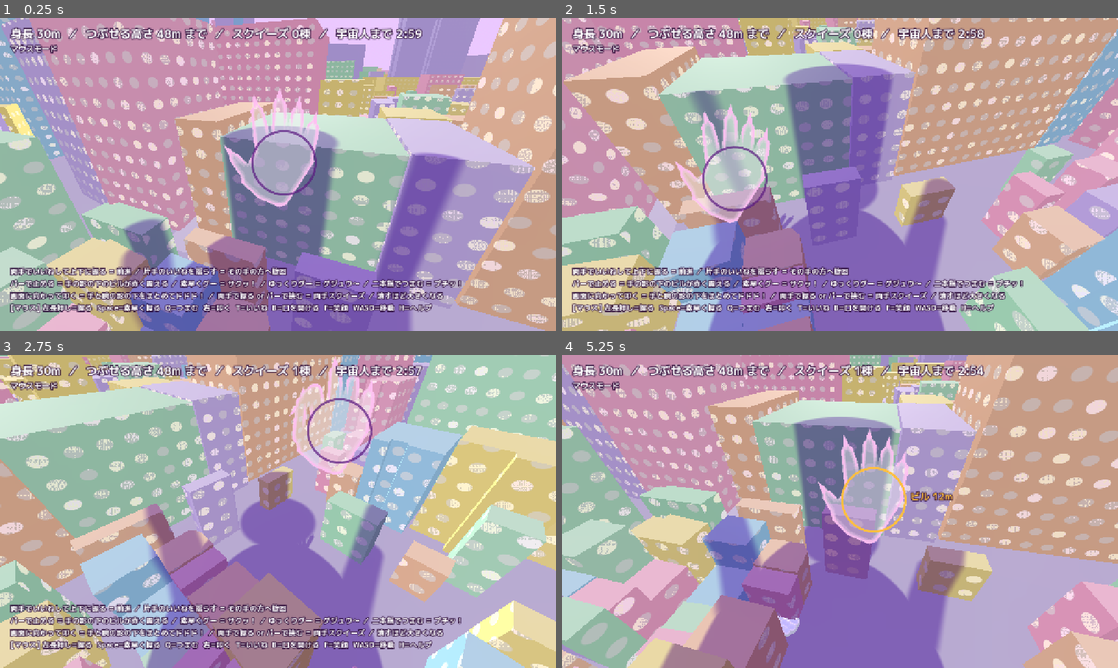
Above: before the commit, frames 1-4 (two rows, left to right).
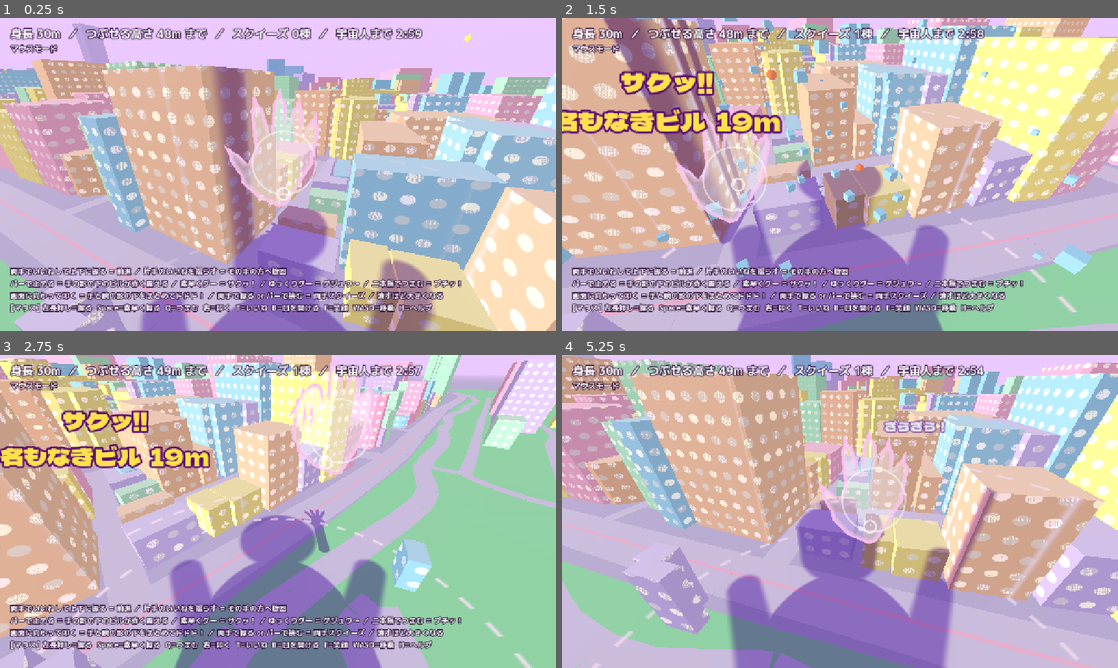
Above: after the commit, the same moments.

Repository: kinakobooster/kaiju-squeeze-shinjuku
Game: Godot game, scene res://main.tscn
Two runs of this game, one before a commit and one after it. Both use one fixed random seed, a clock stepped at 60 frames per second and the inputs below. Sound files missing from this copy of the repository are replaced by a short silence.
Inputs (mouse positions are in pixels of both pictures, inside the frame that each line leads up to):
- Up to frame 1 (0.25 s): no input
- Up to frame 2 (1.5 s): tap Enter at 0.5 s; move the mouse to (962, 158) at 0.52 s; hold D 0.53-1.28 s; hold B 0.53-1.28 s; click (962, 158) at 0.67 s; tap Space at 0.77 s; move the mouse to (728, 190) at 1.27 s; hold S from 1.28 s (still down); tap F at 1.35 s
- Up to frame 3 (2.75 s): tap Space at 1.52 s; move the mouse to (333, 442) at 2.02 s; release S at 2.03 s; hold D from 2.03 s (still down); hold Q from 2.03 s (still down)
- Up to frame 4 (5.25 s): move the mouse to (812, 574) at 2.77 s; release D at 2.78 s; release Q at 2.78 s; hold W 2.78-3.53 s; tap Shift at 2.85 s; click (812, 574) at 2.92 s; tap Space at 3.02, 3.77, 4.52 s; move the mouse to (1006, 558) at 3.52 s; hold Ctrl 3.53-4.28 s; hold A 3.53-5.03 s; move the mouse to (673, 464) at 4.27 s; tap T at 4.35 s; move the mouse to (867, 511) at 5.02 s; hold S from 5.03 s (still down); tap H at 5.1 s; click (867, 511) at 5.17 s

The runs differ from the first frame. In frame 1, 86% of the frame differs, in the area x 0-100%, y 0-100%; in frame 2, 79%; in frame 3, 79%; in frame 4, 82%.

Commit message:
Double the reach, start at Shinjuku Gyoen, clearer aiming
- Reach is 16m + half the kaiju's height
- Start on the north edge of Shinjuku Gyoen beside a block of small buildings
- Dashed reach ring projected on the ground and roofs while reaching
- Red crosshair and にぎれ！ label on the targeted building, joined to the palm

Co-Authored-By: Claude Opus 5.5 <noreply@anthropic.com>

Diff:
--- a/project.godot
+++ b/project.godot
@@ -45,6 +45,10 @@
 "type": "vec4",
 "value": Vector4(0, 0, 0, 1)
 }
+kaiju_reach={
+"type": "vec4",
+"value": Vector4(0, 0, 0, 0)
+}
 kaiju_yaw={
 "type": "float",
 "value": 0.0
--- a/scripts/main.gd
+++ b/scripts/main.gd
@@ -146,7 +146,7 @@
 
 
 func reach(mult := 1.0) -> float:
-	return (8.0 + eye * 0.25) * mult
+	return (16.0 + eye * 0.5) * mult
 
 
 ## Size of a hand's shadow (palm to fingertips is about 0.9 of this).
@@ -191,9 +191,9 @@
 	sun.light_energy = 0.75
 	add_child(sun)
 	add_child(player)
-	# start in Kabukicho among small buildings, facing west towards the Nishi-Shinjuku towers
-	player.position = Vector3(352, 0, -484)
-	player.rotation.y = PI * 0.5
+	# start on the north edge of Shinjuku Gyoen, right next to a block of small buildings
+	player.position = Vector3(762, 0, 148)
+	player.rotation.y = 0.07  # facing north into the block, the station off to the left
 	cam.rotation_degrees.x = CAM_PITCH
 	cam.fov = 75.0
 	cam.far = 3000.0
@@ -968,6 +968,8 @@
 	var fwd := -player.global_basis.z
 	rs.global_shader_parameter_set(&"kaiju_body", Vector4(player.position.x - fwd.x * eye * 0.35,
 			player.position.z - fwd.z * eye * 0.35, 2.5 if active_item == "claw" else 1.0, eye))
+	rs.global_shader_parameter_set(&"kaiju_reach",
+			Vector4(player.position.x, player.position.z, reach(), look_down))
 	for side in [-1, 1]:
 		var h: HandInput.Hand = input.hands.get(side)
 		var param := &"kaiju_hand_r" if side > 0 else &"kaiju_hand_l"
@@ -1019,7 +1021,7 @@
 	var fighting := boss != null and game_state != "play"
 	look_down = lerpf(look_down, 1.0 if reaching and not fighting else 0.0, 1.0 - exp(-2.5 * dt))
 	cam.position = Vector3(randf_range(-s, s), eye + randf_range(-s, s), eye * 0.3 * look_down)
-	var want := lerpf(CAM_PITCH, -40.0, look_down)
+	var want := lerpf(CAM_PITCH, -35.0, look_down)
 	if boss != null and game_state != "play":  # look the alien in the chest
 		var flat := Vector2(boss.position.x - player.position.x, boss.position.z - player.position.z).length()
 		want = clampf(rad_to_deg(atan2(boss.chest().y - eye, maxf(flat, 1.0))), CAM_PITCH, 42.0)
@@ -1500,15 +1502,35 @@
 		var r := h.size * HandSilhouette.draw_scale(h, ui.size.y) * 0.7
 		var t: int = c["target"]
 		var ok := t >= 0 and _crushable(t)
-		var col := Color(1.0, 0.75, 0.25) if ok else (Color(0.6, 0.55, 0.7, 0.8) if t >= 0 else Color(0.35, 0.1, 0.5, 0.7))
-		ui.draw_arc(h.palm, r, 0, TAU, 48, col, 4.0, true)
-		if t >= 0:
-			var b: Dictionary = city.buildings[t]
-			var bname: String = b["name"] if b["name"] != "" else "ビル"
-			var text := "%s %dm%s" % [bname, int(b["h"]), "" if ok else "（かたい！）"]
-			var pos := h.palm + Vector2(r + 10, 0)
-			ui.draw_string_outline(font, pos, text, HORIZONTAL_ALIGNMENT_LEFT, -1, 22, 8, Color(0.15, 0.02, 0.2, 0.85))
-			ui.draw_string(font, pos, text, HORIZONTAL_ALIGNMENT_LEFT, -1, 22, col)
+		var pulse := 0.5 + 0.5 * sin(Time.get_ticks_msec() * 0.015)
+		ui.draw_arc(h.palm, r, 0, TAU, 48, Color(1.0, 1.0, 1.0, 0.5), 3.0, true)
+		if t < 0:
+			# nothing within reach: show where the hand would land
+			var w: Vector3 = c.get("world", Vector3.ZERO)
+			if not cam.is_position_behind(w):
+				var at := cam.unproject_position(w)
+				ui.draw_dashed_line(h.palm, at, Color(1, 1, 1, 0.5), 2.0, 10.0)
+				ui.draw_arc(at, 14.0, 0, TAU, 24, Color(1, 1, 1, 0.7), 3.0, true)
+			continue
+		# a big target marker on the building itself, joined to the palm
+		var b: Dictionary = city.buildings[t]
+		var top := Vector3(b["center"].x, city.effective_height(t) * 0.75, b["center"].y)
+		if cam.is_position_behind(top):
+			continue
+		var at := cam.unproject_position(top)
+		var col := Color(1.0, 0.2, 0.3) if ok else Color(0.55, 0.5, 0.65)
+		var rr := 34.0 + pulse * 8.0
+		ui.draw_dashed_line(h.palm, at, Color(col, 0.8), 3.0, 12.0)
+		ui.draw_arc(at, rr, 0, TAU, 40, col, 5.0, true)
+		for k in 4:
+			var dir := Vector2.from_angle(TAU * k / 4.0 + PI / 4.0)
+			ui.draw_line(at + dir * (rr - 12.0), at + dir * (rr + 14.0), col, 5.0, true)
+		ui.draw_circle(at, 6.0, col)
+		var bname: String = b["name"] if b["name"] != "" else "ビル"
+		var text := ("にぎれ！ %s %dm" if ok else "かたい！ %s %dm") % [bname, int(b["h"])]
+		var pos := at + Vector2(rr + 12, 8)
+		ui.draw_string_outline(font_big, pos, text, HORIZONTAL_ALIGNMENT_LEFT, -1, 24, 8, Color(0.25, 0.02, 0.15, 0.9))
+		ui.draw_string(font_big, pos, text, HORIZONTAL_ALIGNMENT_LEFT, -1, 24, Color(1.0, 0.92, 0.95) if ok else col)
 	var ha: HandInput.Hand = input.hands.get(-1)
 	var hb: HandInput.Hand = input.hands.get(1)
 	if ha != null and hb != null and press_target >= 0:
--- a/shaders/building.gdshader
+++ b/shaders/building.gdshader
@@ -94,7 +94,8 @@
 	col = mix(col, juice_color, j);
 	emit += juice_color * j * 0.5;
 	float sh = kaiju_shadow(v_world);
-	ALBEDO = mix(col, col * KAIJU_SHADOW_TINT, sh);
-	EMISSION = emit * (1.0 - sh * 0.6);
+	float ring = kaiju_reach_ring(v_world);
+	ALBEDO = mix(mix(col, col * KAIJU_SHADOW_TINT, sh), KAIJU_REACH_COLOR, ring * 0.8);
+	EMISSION = emit * (1.0 - sh * 0.6) + KAIJU_REACH_COLOR * ring * 0.4;
 	ROUGHNESS = 0.85;
 }
--- a/shaders/ground.gdshader
+++ b/shaders/ground.gdshader
@@ -14,6 +14,8 @@
 
 void fragment() {
 	vec3 col = use_vertex_color ? COLOR.rgb : albedo.rgb;
-	ALBEDO = mix(col, col * KAIJU_SHADOW_TINT, kaiju_shadow(v_world));
+	float ring = kaiju_reach_ring(v_world);
+	ALBEDO = mix(mix(col, col * KAIJU_SHADOW_TINT, kaiju_shadow(v_world)), KAIJU_REACH_COLOR, ring * 0.8);
+	EMISSION = KAIJU_REACH_COLOR * ring * 0.4;
 	ROUGHNESS = 1.0;
 }
--- a/tests/play_test.gd
+++ b/tests/play_test.gd
@@ -67,6 +67,22 @@
 		await process_frame
 
 
+## Like find_target, but walks forward (thumbs-up pumping) until something is in reach.
+func reach_target(crushable: bool) -> Dictionary:
+	var vp := root.get_visible_rect().size
+	for attempt in 8:
+		await settle()
+		var tg := find_target(crushable)
+		if not tg.is_empty():
+			return tg
+		await frames(0.8, func(k):
+			var y := 0.5 + 0.18 * sin(k * TAU * 2.0)
+			return [hand(Vector2(vp.x * 0.3, vp.y * y), 0.0, -1, 0.17, true),
+					hand(Vector2(vp.x * 0.7, vp.y * y), 0.0, 1, 0.17, true)])
+		await frames(0.6, func(_k): return [])
+	return {}
+
+
 ## A building we can see and pick at its middle; crushable or not.
 func find_target(crushable: bool) -> Dictionary:
 	var vp := root.get_visible_rect().size
@@ -95,8 +111,7 @@
 	await frames(0.5, idle)
 
 	# --- fast fist = サクッ
-	await settle()
-	var tg := find_target(true)
+	var tg := await reach_target(true)
 	check(not tg.is_empty(), "found a crushable target")
 	var pos: Vector2 = tg.get("pos", Vector2.ZERO)
 	var before: int = main.score_count
@@ -110,8 +125,7 @@
 	await frames(0.6, func(_k): return [hand(pos, 1.0, 1)])
 
 	# --- slow fist = グジュウ, and the building deforms on the way
-	await settle()
-	tg = find_target(true)
+	tg = await reach_target(true)
 	pos = tg.get("pos", Vector2.ZERO)
 	before = main.score_count
 	await frames(0.8, func(_k): return [hand(pos, 1.0, 1)])
@@ -125,8 +139,7 @@
 	await frames(0.6, func(_k): return [hand(pos, 1.0, 1)])
 
 	# --- slap towards the screen
-	await settle()
-	tg = find_target(true)
+	tg = await reach_target(true)
 	pos = tg.get("pos", Vector2.ZERO)
 	before = main.score_count
 	await frames(0.5, func(_k): return [hand(pos, 1.0, 1)])
@@ -137,8 +150,7 @@
 	await frames(0.6, func(_k): return [hand(pos, 1.0, 1)])
 
 	# --- two-finger pinch
-	await settle()
-	tg = find_target(true)
+	tg = await reach_target(true)
 	pos = tg.get("pos", Vector2.ZERO)
 	before = main.score_count
 	await frames(0.8, func(_k): return [hand(pos, 1.0, 1)])
@@ -150,10 +162,9 @@
 
 	# --- once big, one slap flattens a whole patch of small buildings
 	main.eye_target = 120.0
-	await settle()
-	var vp0 := root.get_visible_rect().size
-	before = main.score_count
-	var spot := Vector2(vp0.x * 0.5, vp0.y * 0.6)
+	var big := await reach_target(true)
+	before = main.score_count
+	var spot: Vector2 = big.get("pos", root.get_visible_rect().size * 0.5)
 	await frames(0.5, func(_k): return [hand(spot, 1.0, 1)])
 	await frames(0.15, func(k): return [hand(spot, 1.0, 1, 0.17 + 0.15 * k)])
 	await frames(0.3, func(_k): return [hand(spot, 1.0, 1, 0.32)])
@@ -226,8 +237,7 @@
 	check(dyaw > 0.2, "wiggling the left thumb turns left (%.2f rad)" % dyaw)
 
 	# a thumbs-up hand never grabs buildings
-	await settle()
-	tg = find_target(true)
+	tg = await reach_target(true)
 	if not tg.is_empty():
 		before = main.score_count
 		await frames(1.0, func(_k): return [hand(tg["pos"], 0.0, 1, 0.17, true)])
@@ -261,8 +271,7 @@
 		frozen1 += 1 if b.get("frozen", false) else 0
 	check(frozen1 > frozen0, "smiling freezes buildings (%d frozen)" % (frozen1 - frozen0))
 	# squeeze a frozen one: シャリシャリ
-	await settle()
-	var ice := find_target(true)
+	var ice := await reach_target(true)
 	if ice.is_empty():
 		print("SKIP  no building within reach to freeze")
 	else:
Not shown, changed: shaders/kaiju_shadow.gdshaderinc
Not shown, changed: README.md
